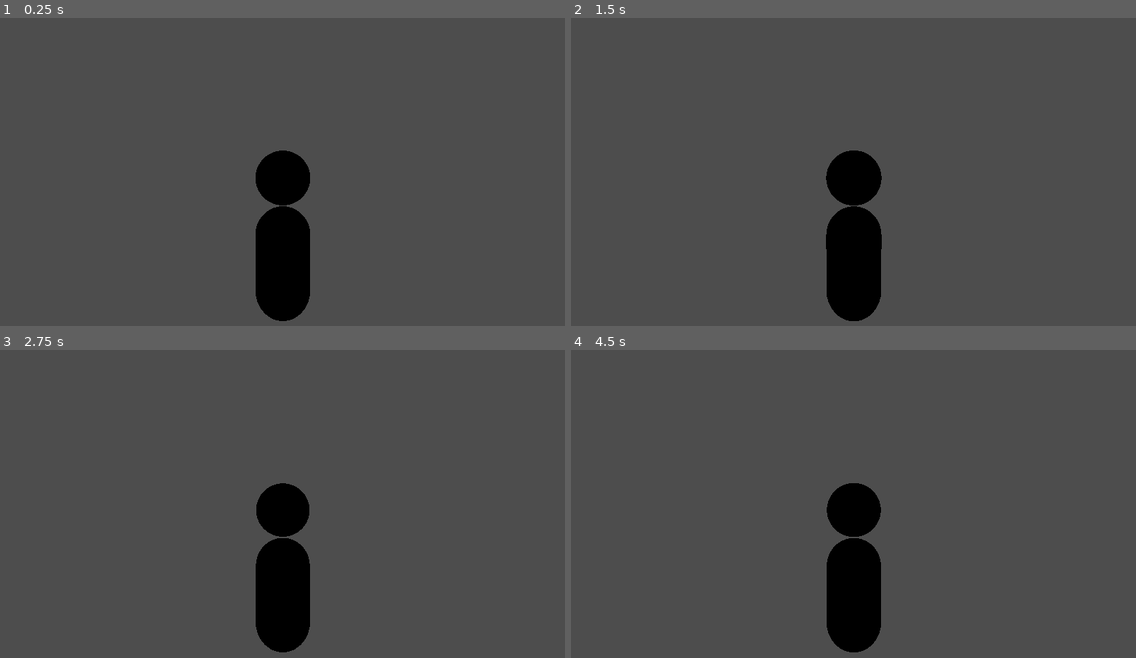
Above: before the commit, frames 1-4 (two rows, left to right).
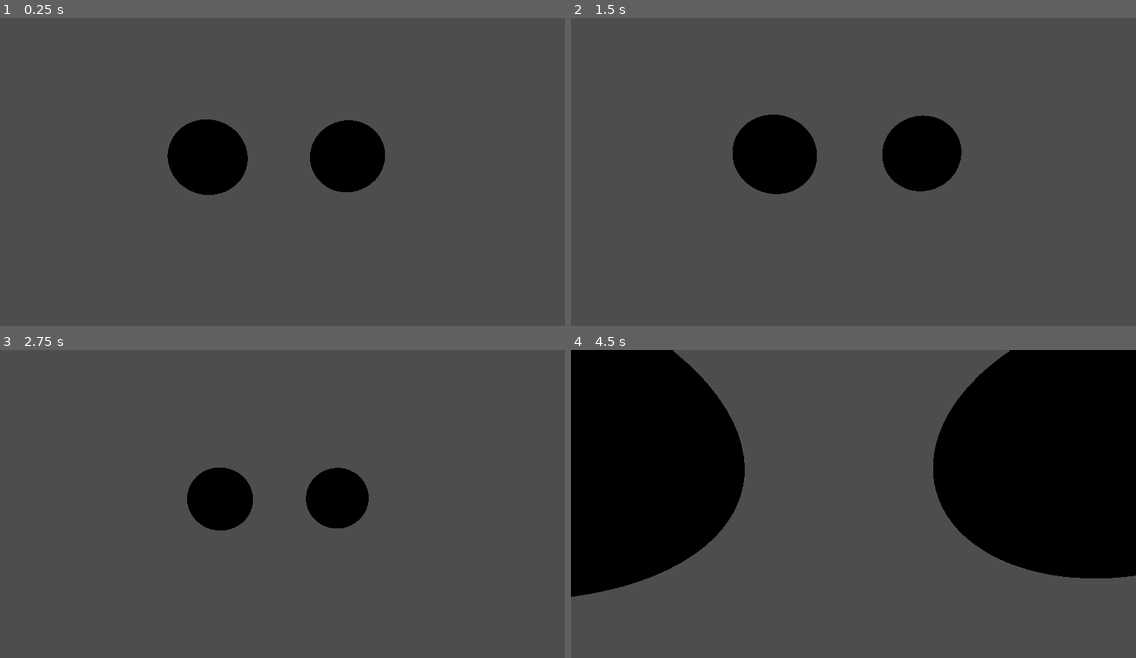
Above: after the commit, the same moments.

Repository: MohammedQureshi/Eternal-Blade
Game: Godot game, scene res://Component/Player/Player.tscn
The game is run twice, just before and just after one commit, with the same random seed, the same clock (stepped at 60 frames per second) and the same inputs. This scene is started directly instead of the project's main scene.
Inputs (mouse positions are in pixels of both pictures, inside the frame that each line leads up to):
- Up to frame 1 (0.25 s): no input
- Up to frame 2 (1.5 s): tap Enter at 0.5 s; move the mouse to (881, 175) at 0.52 s; hold W (Forward) from 0.53 s (still down); tap Space (Jump) at 0.77, 1.25 s; move the mouse to (825, 178) at 1.27 s
- Up to frame 3 (2.75 s): keep holding W (Forward); tap Space (Jump) at 1.52 s; tap Enter at 2 s; move the mouse to (293, 504) at 2.02 s
- Up to frame 4 (4.5 s): keep holding W (Forward); tap Space (Jump) at 2.75, 3.02, 3.77 s; move the mouse to (847, 513) at 2.77 s; move the mouse to (893, 513) at 3.52 s; move the mouse to (808, 504) at 4.27 s

The runs differ from the first frame. In frame 1, 9.7% of the frame differs, in the area x 29-69%, y 32-99%; in frame 2, 10%; in frame 3, 8.0%; in frame 4, 47%, in the area x 0-100%, y 0-99%.

Commit message:
Update camera position

Diff:
--- a/Component/Player/Player.tscn
+++ b/Component/Player/Player.tscn
@@ -68,12 +68,12 @@
 [node name="CamOrigin" type="Node3D" parent="."]
 
 [node name="SpringArm3D" type="SpringArm3D" parent="CamOrigin"]
-transform = Transform3D(1, 0, 0, 0, 1, 0, 0, 0, 1, 0, 2.54367, 1.7942)
+transform = Transform3D(1, 0, 0, 0, 1, 0, 0, 0, 1, 0, 2.54367, -1.90463)
 spring_length = 2.0
 margin = 0.5
 
 [node name="Camera3D" type="Camera3D" parent="CamOrigin/SpringArm3D"]
-transform = Transform3D(1, 0, 0, 0, 1, 0, 0, 0, 1, -0.00405741, 0.0334666, -2.47946)
+transform = Transform3D(1, 0, 0, 0, 1, 0, 0, 0, 1, -0.00405741, 0.0334666, 0.15745)
 
 [node name="SpotLight3D" type="SpotLight3D" parent="."]
 transform = Transform3D(1, 0, 0, 0, 1, 0, 0, 0, 1, 4.76837e-07, 1.64364, 0)
